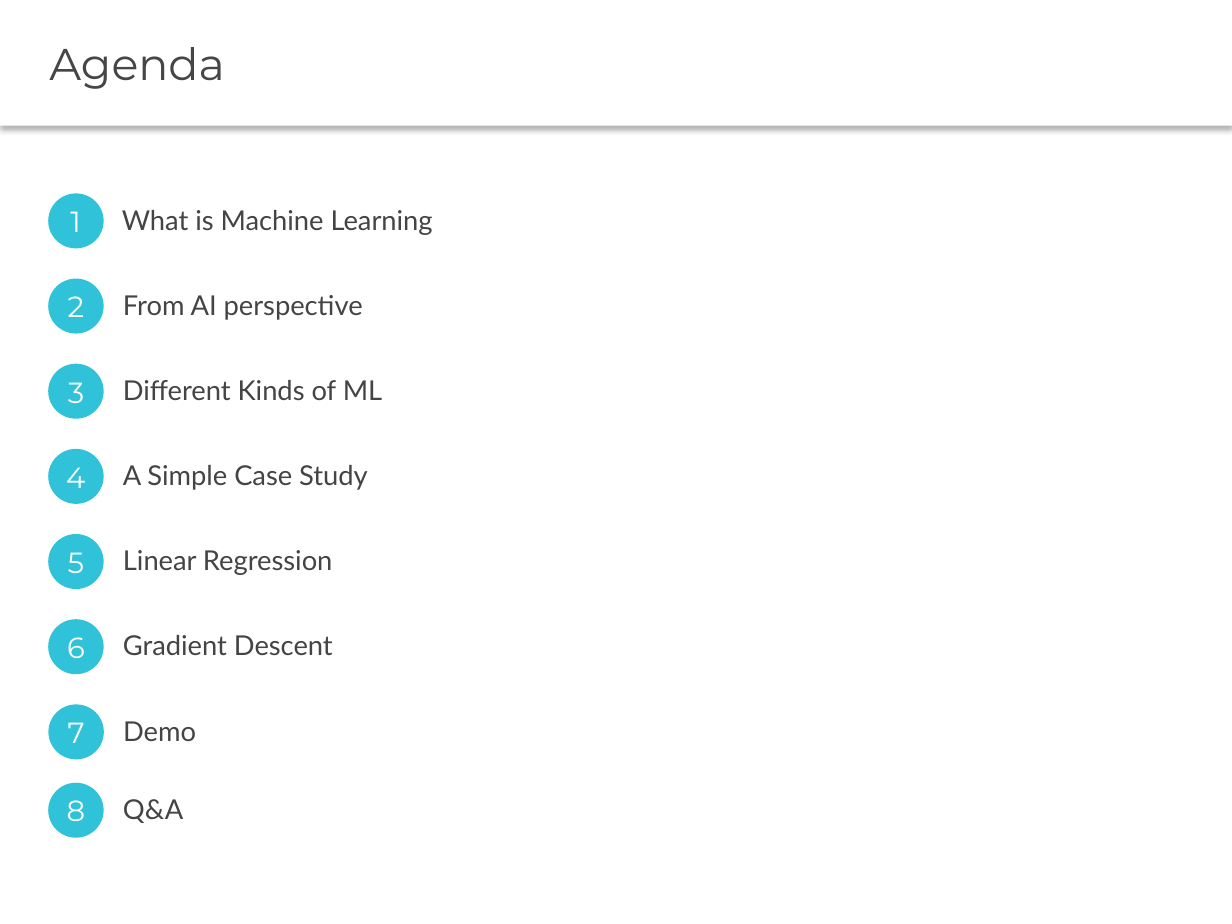
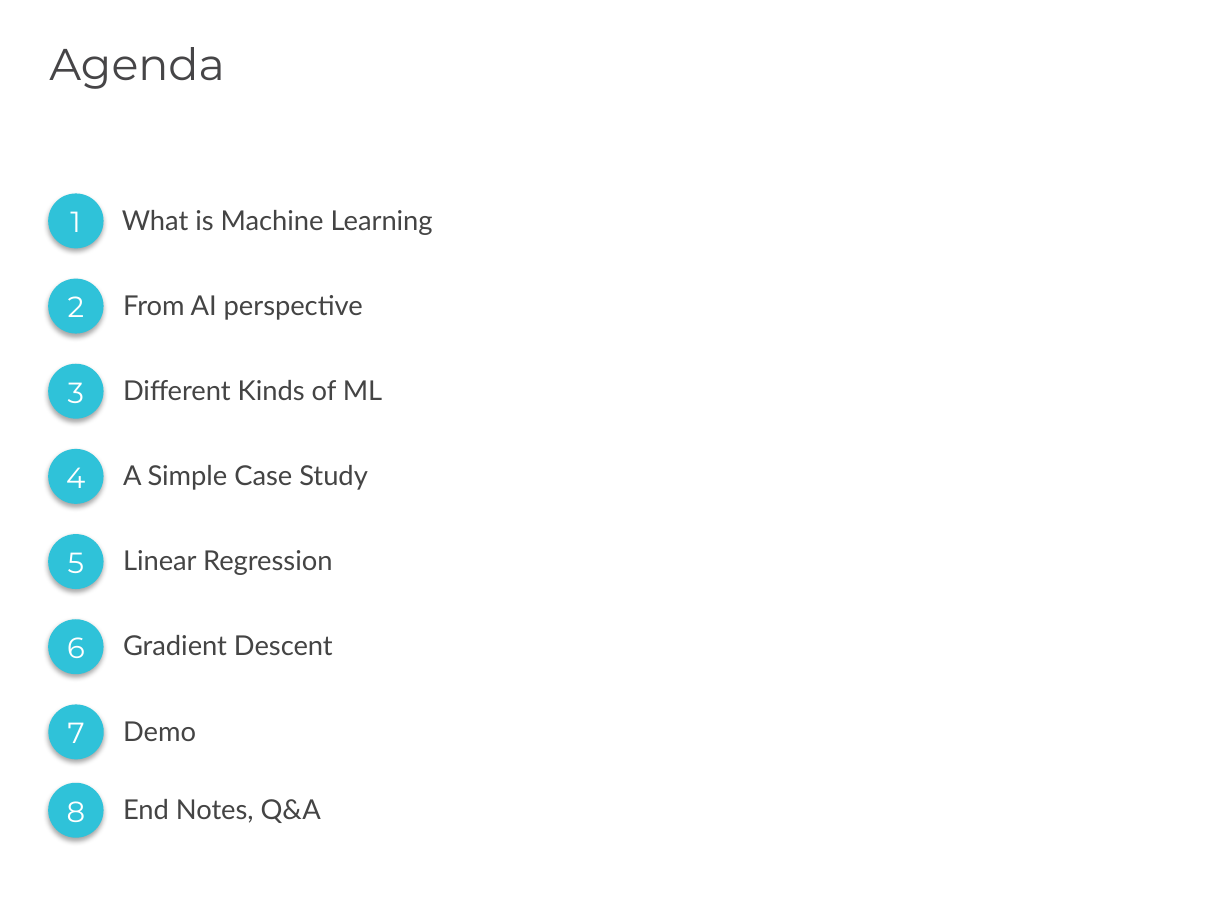
Before and after one commit to gautam0707/TechTalk1_Epam, a slide deck: slide 2 of TechTalk1.pptx. Drawn at 1232x924 pixels with LibreOffice and Linux fonts; fonts in the diff are those of the drawing. Boxes give left, top, right and bottom in pixels: in the first picture for what was removed or moved away, otherwise in the second. Text is boxed around its words. In the diff, an @@ line names an element or a change of style, - is before the commit and + after.

```diff
--- a/TechTalk1.pptx
+++ b/TechTalk1.pptx
@@ text "Agenda" moved from (x1=0, y1=0, x2=1232, y2=126) to (x1=49, y1=47, x2=225, y2=89) @@
@@ text "Agenda" at (x1=49, y1=47, x2=225, y2=89): less space between paragraphs; shadow off @@
@@ shadow on in 8 elements at (x1=48, y1=193, x2=103, y2=249), (x1=48, y1=278, x2=103, y2=334), (x1=48, y1=363, x2=103, y2=419), (x1=48, y1=448, x2=103, y2=504), (x1=48, y1=535, x2=103, y2=590), (x1=48, y1=620, x2=103, y2=675), (x1=48, y1=705, x2=103, y2=760), (x1=48, y1=782, x2=103, y2=838) @@
@@ text at (x1=123, y1=799, x2=321, y2=823): text changed @@
-Q&A
+End Notes, Q&A
```
Also in this commit, not shown: 8 other slides changed, 1 slide added, 4 other files.
